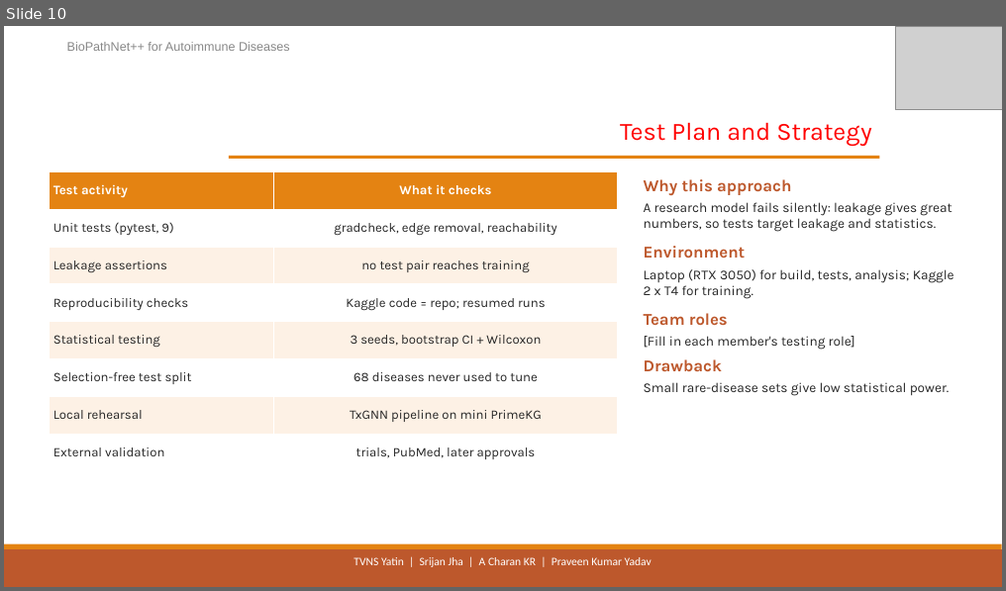
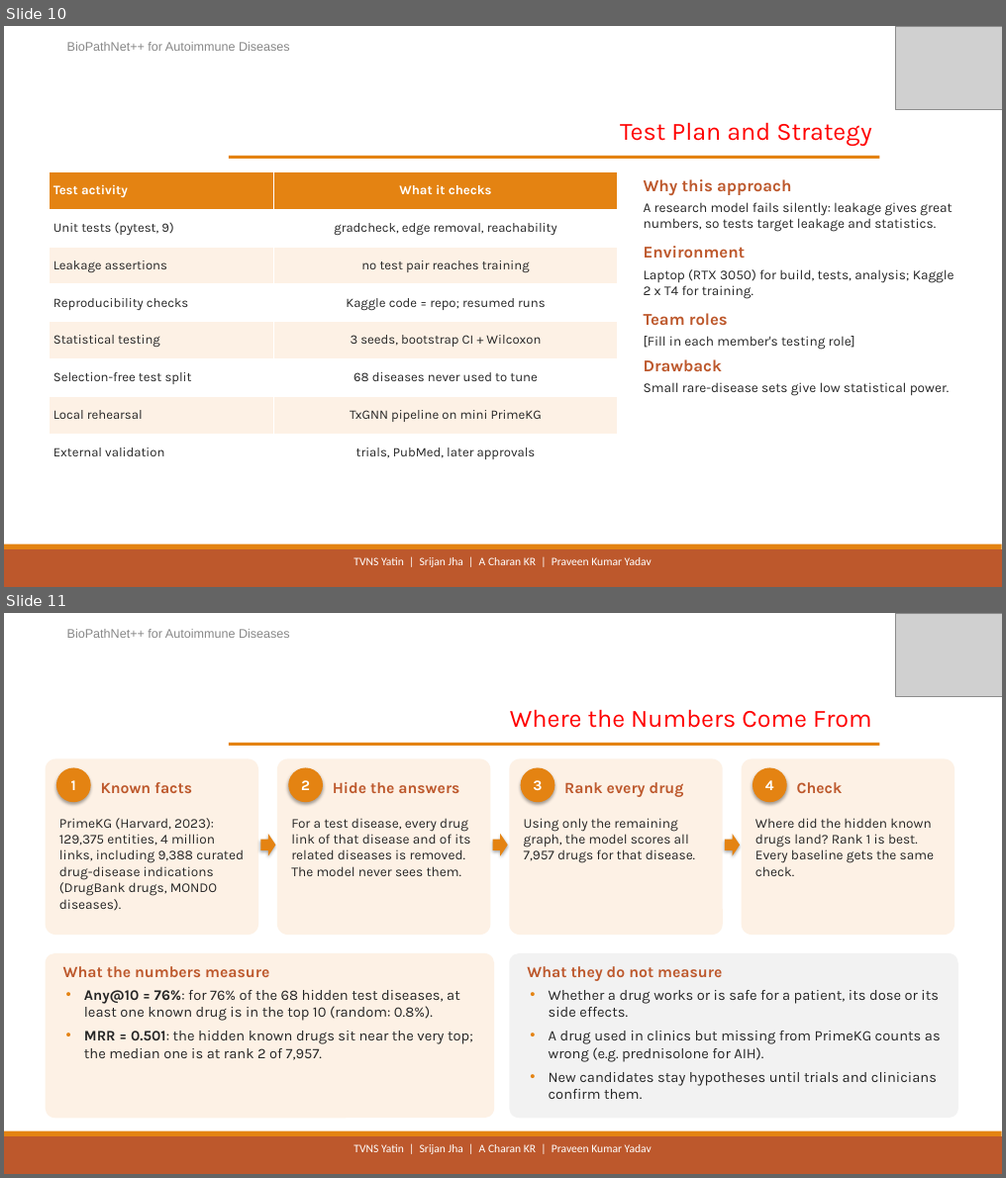
Before and after one commit to SaiYatin/Capstone_Drug_Repurposing_Project, a slide deck: outputs/capstone_review3/BioPathNet++_Review3.pptx. Shown one above the other, each under a label of ours: slide 10 before the commit, slides 10 and 11 after it. The pictures are 1006x591 and 1006x1178 pixels, drawn with LibreOffice and Linux fonts; fonts in the diff are those of the drawing; grey boxes stand for pictures. Boxes give left, top, right and bottom in pixels: in the first picture for what was removed or moved away, otherwise in the second. Text is boxed around its words. In the diff, an @@ line names an element or a change of style, - is before the commit and + after.

```diff
--- a/outputs/capstone_review3/BioPathNet++_Review3.pptx
+++ b/outputs/capstone_review3/BioPathNet++_Review3.pptx
@@ slide 11 added at (x1=4, y1=613, x2=1002, y2=1174), background #FFFFFF; not listed: 2 template elements that a slide beside it also shows @@
@@ text added at (x1=67, y1=629, x2=290, y2=638), 12 pt, text #888888 @@
+BioPathNet++ for Autoimmune Diseases
@@ picture added at (x1=896, y1=613, x2=1002, y2=697) @@
@@ text added at (x1=510, y1=709, x2=872, y2=728), 24 pt, text #FF0000 @@
+Where the Numbers Come From
@@ rounded rectangle added at (x1=46, y1=759, x2=258, y2=935), fill #FDF1E5 @@
@@ rectangle added at (x1=229, y1=743, x2=880, y2=746), fill #E48312 @@
@@ rounded rectangle added at (x1=277, y1=759, x2=491, y2=935), fill #FDF1E5 @@
@@ rounded rectangle added at (x1=509, y1=759, x2=723, y2=935), fill #FDF1E5 @@
@@ rounded rectangle added at (x1=742, y1=759, x2=954, y2=935), fill #FDF1E5 @@
@@ ellipse added at (x1=56, y1=768, x2=91, y2=802), fill #E48312, 14 pt, text #FFFFFF, bold @@
+1
@@ text added at (x1=101, y1=782, x2=192, y2=793), 15 pt, text #BD582C, bold @@
+Known facts
@@ ellipse added at (x1=288, y1=768, x2=323, y2=802), fill #E48312, 14 pt, text #FFFFFF, bold @@
+2
@@ text added at (x1=333, y1=782, x2=459, y2=793), 15 pt, text #BD582C, bold @@
+Hide the answers
@@ ellipse added at (x1=521, y1=768, x2=555, y2=802), fill #E48312, 14 pt, text #FFFFFF, bold @@
+3
@@ text added at (x1=564, y1=782, x2=684, y2=797), 15 pt, text #BD582C, bold @@
+Rank every drug
@@ ellipse added at (x1=752, y1=768, x2=787, y2=802), fill #E48312, 14 pt, text #FFFFFF, bold @@
+4
@@ text added at (x1=797, y1=782, x2=843, y2=793), 15 pt, text #BD582C, bold @@
+Check
@@ text added at (x1=59, y1=818, x2=244, y2=911), 13 pt, text #262626 @@
+PrimeKG (Harvard, 2023): 129,375 entities, 4 million links, including 9,388 curated drug-disease indications (DrugBank drugs, MONDO diseases).
@@ text added at (x1=291, y1=818, x2=470, y2=876), 13 pt, text #262626 @@
+For a test disease, every drug link of that disease and of its related diseases is removed. The model never sees them.
@@ text added at (x1=524, y1=818, x2=695, y2=863), 13 pt, text #262626 @@
+Using only the remaining graph, the model scores all 7,957 drugs for that disease.
@@ text added at (x1=755, y1=818, x2=934, y2=876), 13 pt, text #262626 @@
+Where did the hidden known drugs land? Rank 1 is best. Every baseline gets the same check.
@@ right arrow added at (x1=260, y1=834, x2=275, y2=857), fill #E48312 @@
@@ right arrow added at (x1=493, y1=834, x2=508, y2=857), fill #E48312 @@
@@ right arrow added at (x1=725, y1=834, x2=740, y2=857), fill #E48312 @@
@@ rounded rectangle added at (x1=46, y1=954, x2=494, y2=1118), fill #FDF1E5 @@
@@ text added at (x1=63, y1=966, x2=473, y2=1060), 14 pt, text #262626 @@
+What the numbers measure
+• Any@10 = 76%: for 76% of the 68 hidden test diseases, at least one known drug is in the top 10 (random: 0.8%).
+• MRR = 0.501: the hidden known drugs sit near the very top; the median one is at rank 2 of 7,957.
@@ rounded rectangle added at (x1=509, y1=954, x2=958, y2=1118), fill #F2F2F2 @@
@@ text added at (x1=527, y1=966, x2=941, y2=1099), 14 pt, text #262626 @@
+What they do not measure
+• Whether a drug works or is safe for a patient, its dose or its side effects.
+• A drug used in clinics but missing from PrimeKG counts as wrong (e.g. prednisolone for AIH).
+• New candidates stay hypotheses until trials and clinicians confirm them.
@@ text added at (x1=353, y1=1145, x2=651, y2=1155), 11 pt, text #FFFFFF @@
+TVNS Yatin | Srijan Jha | A Charan KR | Praveen Kumar Yadav
```
Also in this commit, not shown: 6 slides changed, 4 other slides added, 1 slide removed, 3 other files.
